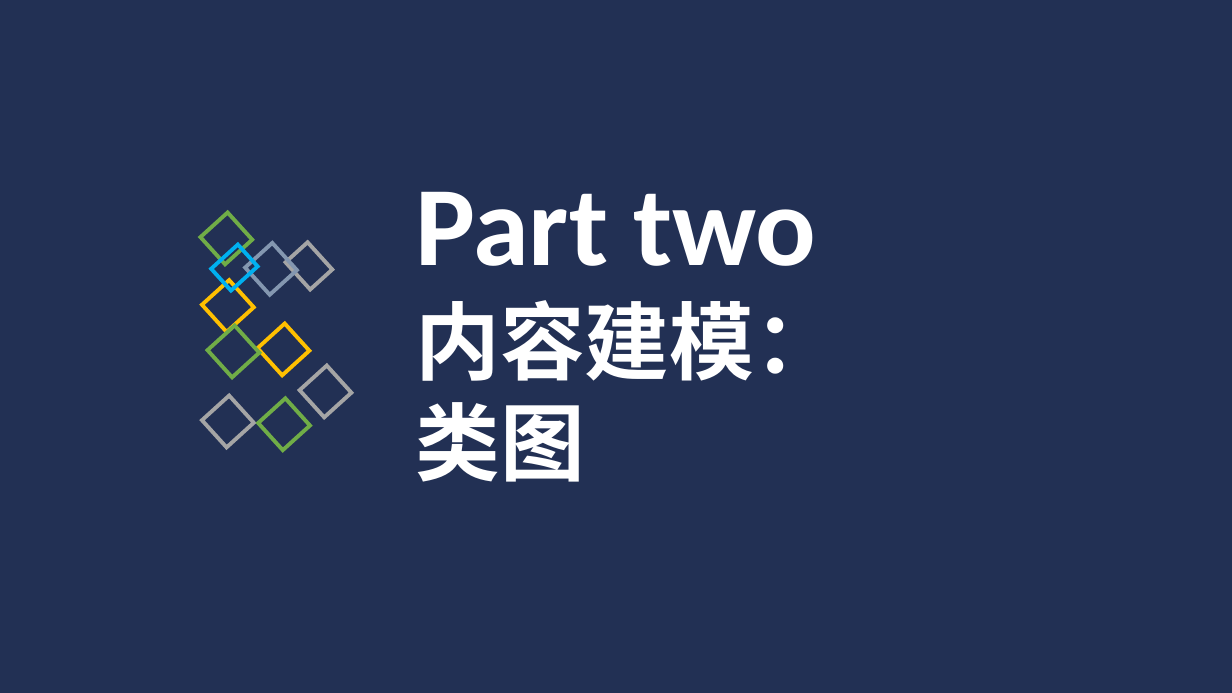
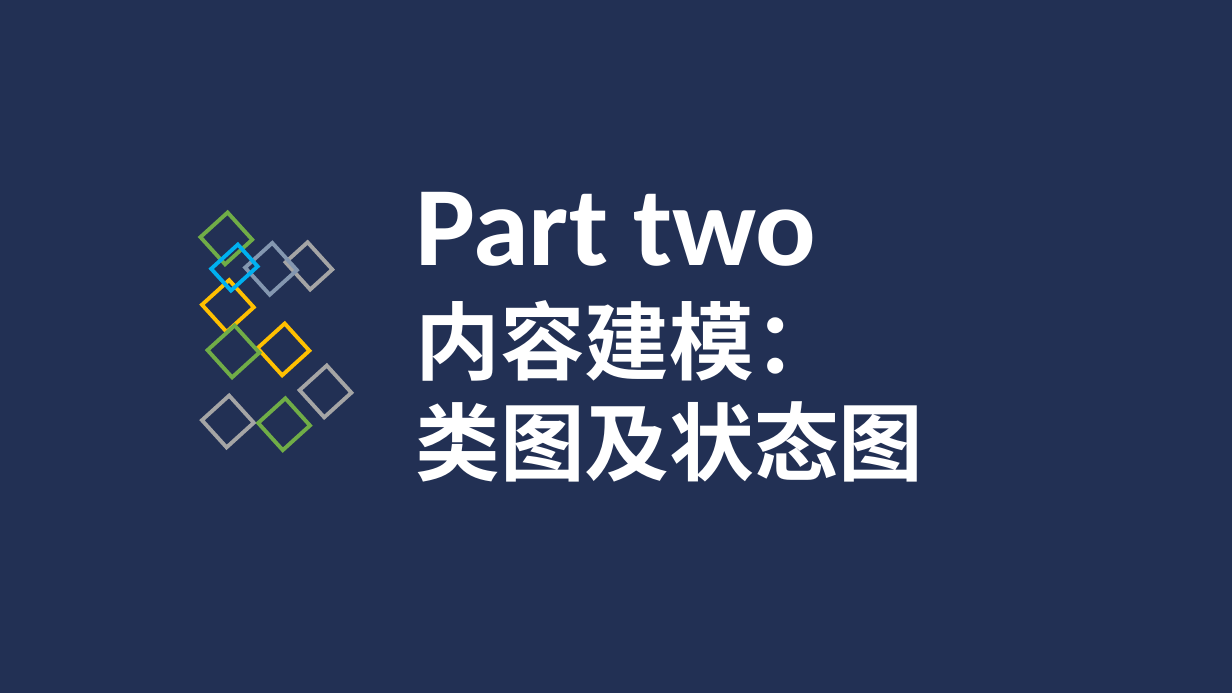
Before and after one commit to Glossy/WebEngineering, a slide deck: slide 2 of 应用建模.pptx. Drawn at 1232x693 pixels with LibreOffice and Linux fonts; fonts in the diff are those of the drawing. Boxes give left, top, right and bottom in pixels: in the first picture for what was removed or moved away, otherwise in the second. Text is boxed around its words. In the diff, an @@ line names an element or a change of style, - is before the commit and + after.

Commit message:
更新第二部分user状态图

```diff
--- a/应用建模.pptx
+++ b/应用建模.pptx
@@ text at bbox=[416, 401, 924, 482]: text changed @@
-类图
+类图及状态图
```
Also in this commit, not shown: 1 slide added, 1 other file.
